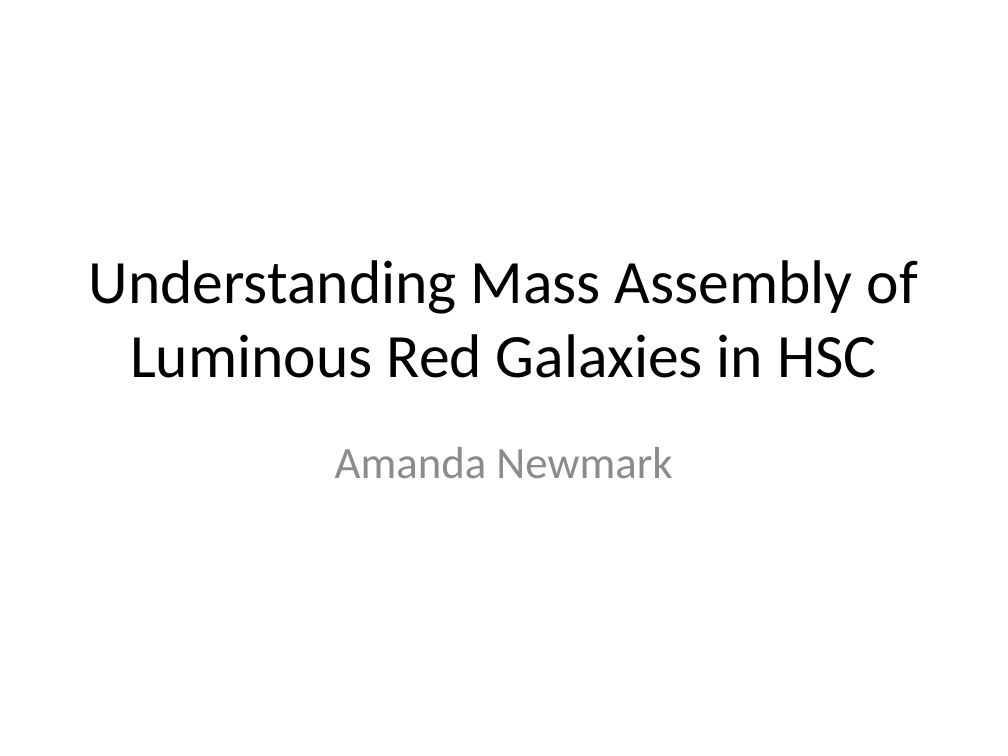
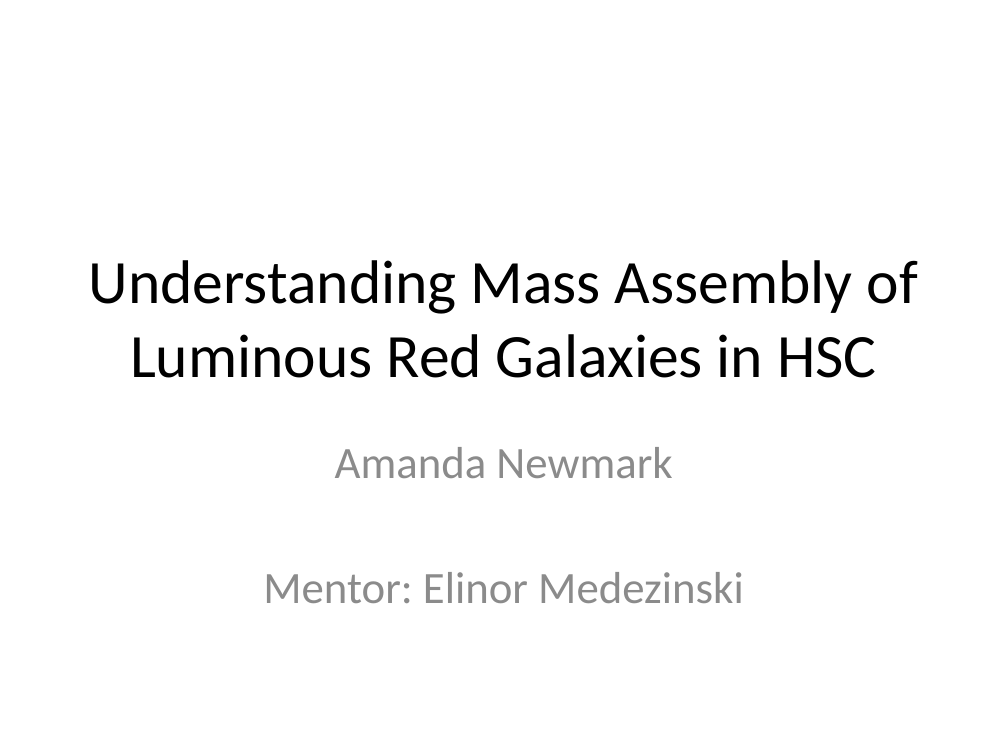
Before and after one commit to anewmark/galaxy_dark_matter, a slide deck: slide 1 of big_presentation.pptx. Drawn at 1008x756 pixels with LibreOffice and Linux fonts; fonts in the diff are those of the drawing. Boxes give left, top, right and bottom in pixels: in the first picture for what was removed or moved away, otherwise in the second. Text is boxed around its words. In the diff, an @@ line names an element or a change of style, - is before the commit and + after.

```diff
--- a/big_presentation.pptx
+++ b/big_presentation.pptx
@@ subtitle at (x1=263, y1=572, x2=744, y2=603): paragraph added @@
+Mentor: Elinor Medezinski
```
Also in this commit, not shown: 5 other slides changed, 2 slides added, 3 slides removed, 21 other files.
